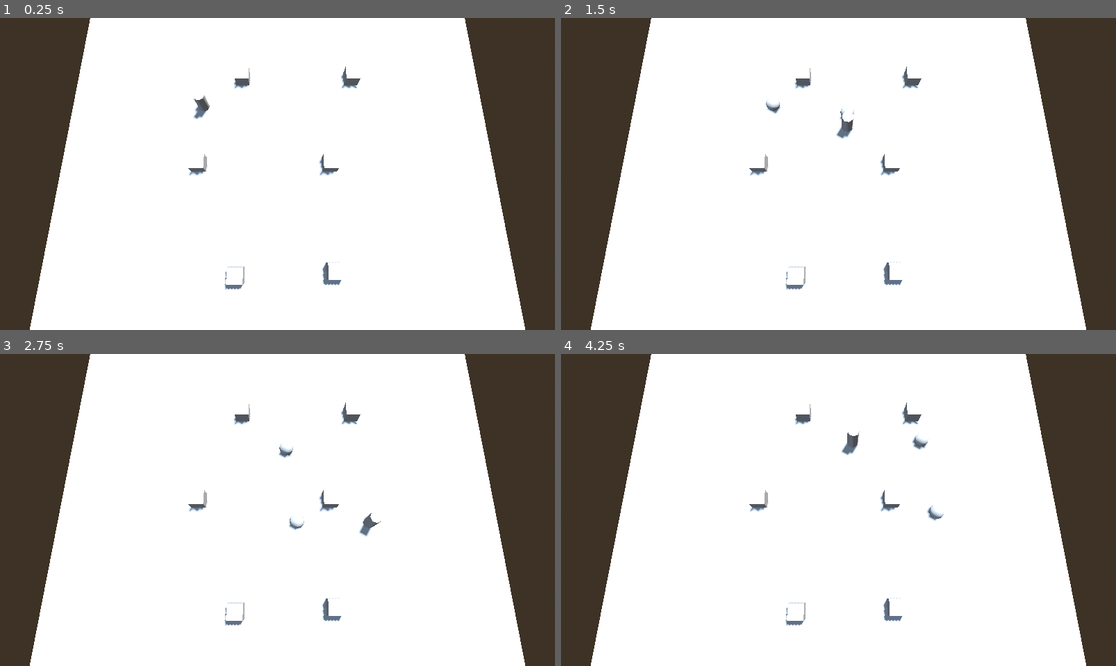
Above: before the commit, frames 1-4 (two rows, left to right).
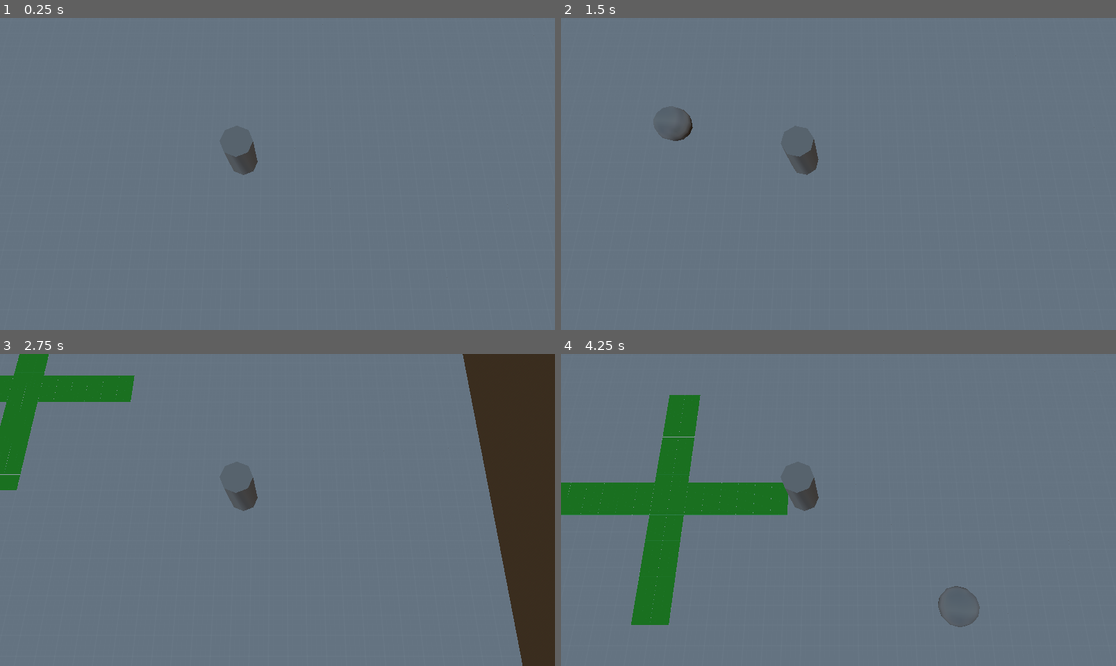
Above: after the commit, the same moments.

Repository: Urutau-Games/ink-crew
Game: Godot game, scene res://main.tscn
Same seed, same stepped clock (60 frames per second), same inputs: the game is played once before the commit and once after it.
Inputs:
- Up to frame 1 (0.25 s): no input
- Up to frame 2 (1.5 s): tap Enter at 0.5 s; hold D (walk_right) 0.53-1.28 s; tap Space (drop_bomb) at 0.6, 1.35 s; hold S (walk_backward) from 1.28 s (still down)
- Up to frame 3 (2.75 s): release S (walk_backward) at 2.03 s; hold D (walk_right) from 2.03 s (still down); tap Space (drop_bomb) at 2.1 s
- Up to frame 4 (4.25 s): release D (walk_right) at 2.78 s; hold W (walk_forward) 2.78-3.53 s; tap Space (drop_bomb) at 2.85, 3.6 s; hold A (walk_left) from 3.53 s (still down)

The runs differ from the first frame. In frame 1, 100% of the frame differs, in the area x 0-100%, y 0-100%; in frame 2, 100%; in frame 3, 89%; in frame 4, 100%.

Commit message:
Bomb snap placement and painting logic

Diff:
--- a/bomb.gd
+++ b/bomb.gd
@@ -4,6 +4,9 @@
 
 @export var bomb_timer := 1.5
 @export var bomb_strength := 1
+@export var color: Constants.FloorColor = Constants.FloorColor.Green
+
+var _affected_tiles: Array = []
 
 func _ready() -> void:
 	for raycast: RayCast3D in %RayCasts.get_children():
@@ -12,7 +15,15 @@
 
 func _explode():
 	for raycast: RayCast3D in %RayCasts.get_children():
-		raycast.enabled = true
+		raycast.force_raycast_update()
+		while(raycast.is_colliding()):
+			var affected_tile = raycast.get_collider()
+			_affected_tiles.push_back(affected_tile)
+			raycast.add_exception(affected_tile)
+			raycast.force_raycast_update()
+
+	for tile in _affected_tiles:
+		tile.get_parent().paint(color)
 
 	exploded.emit()
 	queue_free()
--- a/bomb.tscn
+++ b/bomb.tscn
@@ -5,8 +5,12 @@
 [node name="Bomb" type="Node3D"]
 top_level = true
 script = ExtResource("1_573fp")
+bomb_strength = 3
 
 [node name="CSGSphere3D" type="CSGSphere3D" parent="."]
+use_collision = true
+collision_layer = 4
+collision_mask = 0
 
 [node name="RayCasts" type="Node3D" parent="."]
 unique_name_in_owner = true
@@ -14,15 +18,27 @@
 [node name="Up" type="RayCast3D" parent="RayCasts"]
 enabled = false
 target_position = Vector3(0, 0, -1)
+collision_mask = 2
+hit_from_inside = true
+collide_with_areas = true
 
 [node name="Right" type="RayCast3D" parent="RayCasts"]
 enabled = false
 target_position = Vector3(1, 0, 0)
+collision_mask = 2
+hit_from_inside = true
+collide_with_areas = true
 
 [node name="Down" type="RayCast3D" parent="RayCasts"]
 enabled = false
 target_position = Vector3(0, 0, 1)
+collision_mask = 2
+hit_from_inside = true
+collide_with_areas = true
 
 [node name="Left" type="RayCast3D" parent="RayCasts"]
 enabled = false
 target_position = Vector3(-1, 0, 0)
+collision_mask = 2
+hit_from_inside = true
+collide_with_areas = true
--- /dev/null
+++ b/constants.gd
@@ -0,0 +1,4 @@
+extends Object
+class_name Constants
+
+enum FloorColor {Dark, Green, Orange, Purpe, Red, Light}
--- /dev/null
+++ b/floor_tile.gd
@@ -0,0 +1,16 @@
+extends Node3D
+class_name FloorTile
+
+@onready var tile: CSGBox3D = $Tile
+
+@export var textures: Dictionary[Constants.FloorColor, Texture2D] = {}
+@export var empty_color: Constants.FloorColor = Constants.FloorColor.Light
+
+var _material: StandardMaterial3D
+
+func _ready() -> void:
+	_material = tile.material
+	_material.albedo_texture = textures[empty_color]
+
+func paint(color: Constants.FloorColor):
+	_material.albedo_texture = textures[color]
--- /dev/null
+++ b/floor_tile.tscn
@@ -0,0 +1,41 @@
+[gd_scene load_steps=10 format=3 uid="uid://yo33fcsr8xiv"]
+
+[ext_resource type="Script" uid="uid://dr5ovv38o2qnk" path="res://floor_tile.gd" id="1_u3y6w"]
+[ext_resource type="Texture2D" uid="uid://cnur7vgar2smn" path="res://assets/texture_01_dark.png" id="2_riurw"]
+[ext_resource type="Texture2D" uid="uid://7yjh57s1617k" path="res://assets/texture_02_green.png" id="3_nisnk"]
+[ext_resource type="Texture2D" uid="uid://cjkcoivvyu4bq" path="res://assets/texture_02_orange.png" id="4_wydfu"]
+[ext_resource type="Texture2D" uid="uid://br1h6ksvf8ly" path="res://assets/texture_02_purple.png" id="5_y0asi"]
+[ext_resource type="Texture2D" uid="uid://iteqvs3f455m" path="res://assets/texture_02_red.png" id="6_fw844"]
+[ext_resource type="Texture2D" uid="uid://cukcrxooajmk1" path="res://assets/texture_13_light.png" id="7_xag6x"]
+
+[sub_resource type="StandardMaterial3D" id="StandardMaterial3D_riurw"]
+resource_local_to_scene = true
+albedo_texture = ExtResource("2_riurw")
+albedo_texture_force_srgb = true
+
+[sub_resource type="BoxShape3D" id="BoxShape3D_riurw"]
+
+[node name="FloorTile" type="Node3D"]
+script = ExtResource("1_u3y6w")
+textures = Dictionary[int, Texture2D]({
+0: ExtResource("2_riurw"),
+1: ExtResource("3_nisnk"),
+2: ExtResource("4_wydfu"),
+3: ExtResource("5_y0asi"),
+4: ExtResource("6_fw844"),
+5: ExtResource("7_xag6x")
+})
+
+[node name="Tile" type="CSGBox3D" parent="."]
+use_collision = true
+size = Vector3(1, 0.2, 1)
+material = SubResource("StandardMaterial3D_riurw")
+
+[node name="Area3D" type="Area3D" parent="."]
+collision_layer = 2
+collision_mask = 0
+
+[node name="ExplosionDetection" type="CollisionShape3D" parent="Area3D"]
+transform = Transform3D(1, 0, 0, 0, 1, 0, 0, 0, 1, 0, 0.4, 0)
+shape = SubResource("BoxShape3D_riurw")
+debug_fill = false
--- a/main.tscn
+++ b/main.tscn
@@ -1,7 +1,9 @@
-[gd_scene load_steps=7 format=3 uid="uid://duwoi70lglhbr"]
+[gd_scene load_steps=9 format=3 uid="uid://duwoi70lglhbr"]
 
+[ext_resource type="Script" uid="uid://b05oafcstmm7m" path="res://scenario.gd" id="1_h2yge"]
 [ext_resource type="Script" uid="uid://bof1gr8wgmxgo" path="res://player.gd" id="1_ig7tw"]
 [ext_resource type="PackedScene" uid="uid://bq38kepskdjop" path="res://bomb.tscn" id="2_0xm2m"]
+[ext_resource type="PackedScene" uid="uid://yo33fcsr8xiv" path="res://floor_tile.tscn" id="2_1bvp3"]
 
 [sub_resource type="ProceduralSkyMaterial" id="ProceduralSkyMaterial_7dm0k"]
 sky_horizon_color = Color(0.66224277, 0.6717428, 0.6867428, 1)
@@ -13,7 +15,9 @@
 [sub_resource type="Environment" id="Environment_0xm2m"]
 background_mode = 2
 sky = SubResource("Sky_ig7tw")
-tonemap_mode = 2
+tonemap_mode = 4
+tonemap_exposure = 1.5
+glow_enabled = true
 
 [sub_resource type="CapsuleShape3D" id="CapsuleShape3D_7dm0k"]
 radius = 0.4
@@ -22,36 +26,11 @@
 [node name="Main" type="Node3D"]
 
 [node name="Scenario" type="Node3D" parent="."]
-
-[node name="Floor" type="CSGBox3D" parent="Scenario"]
-use_collision = true
-size = Vector3(30, 0.1, 30)
-
-[node name="CSGBox3D" type="CSGBox3D" parent="Scenario"]
-transform = Transform3D(1, 0, 0, 0, 1, 0, 0, 0, 1, -5.4165187, 0.4705248, 0)
-use_collision = true
-
-[node name="CSGBox3D2" type="CSGBox3D" parent="Scenario"]
-transform = Transform3D(1, 0, 0, 0, 1, 0, 0, 0, 1, 3.5834813, 0.4705248, 0)
-use_collision = true
-
-[node name="CSGBox3D3" type="CSGBox3D" parent="Scenario"]
-transform = Transform3D(1, 0, 0, 0, 1, 0, 0, 0, 1, 3.5834813, 0.4705248, 7)
-use_collision = true
-
-[node name="CSGBox3D4" type="CSGBox3D" parent="Scenario"]
-transform = Transform3D(1, 0, 0, 0, 1, 0, 0, 0, 1, -2.5888958, 0.4705248, 7.260316)
-use_collision = true
-
-[node name="CSGBox3D5" type="CSGBox3D" parent="Scenario"]
-transform = Transform3D(1, 0, 0, 0, 1, 0, 0, 0, 1, -2.5888958, 0.4705248, -6.7069654)
-use_collision = true
-
-[node name="CSGBox3D6" type="CSGBox3D" parent="Scenario"]
-transform = Transform3D(1, 0, 0, 0, 1, 0, 0, 0, 1, 5.464157, 0.4705248, -6.7069654)
-use_collision = true
+script = ExtResource("1_h2yge")
+floor_tile_scene = ExtResource("2_1bvp3")
 
 [node name="Environment" type="Node3D" parent="."]
+visible = false
 
 [node name="DirectionalLight3D" type="DirectionalLight3D" parent="Environment"]
 transform = Transform3D(-0.8660254, -0.43301278, 0.25, 0, 0.49999997, 0.86602545, -0.50000006, 0.75, -0.43301266, 0, 0, 0)
@@ -60,26 +39,23 @@
 [node name="WorldEnvironment" type="WorldEnvironment" parent="Environment"]
 environment = SubResource("Environment_0xm2m")
 
-[node name="Camera3D" type="Camera3D" parent="."]
-transform = Transform3D(1, 0, 0, 0, 0.25881907, 0.9659258, 0, -0.9659258, 0.25881907, 0, 20, 6)
+[node name="Player" type="CharacterBody3D" parent="."]
+transform = Transform3D(1, 0, 0, 0, 1, 0, 0, 0, 1, 0, 0.935, 0)
+script = ExtResource("1_ig7tw")
+bomb_scene = ExtResource("2_0xm2m")
+
+[node name="CollisionShape3D" type="CollisionShape3D" parent="Player"]
+shape = SubResource("CapsuleShape3D_7dm0k")
+
+[node name="Visuals" type="Node3D" parent="Player"]
+unique_name_in_owner = true
+
+[node name="Cilinder" type="CSGCylinder3D" parent="Player/Visuals"]
+transform = Transform3D(1, 0, 0, 0, 1, 0, 0, 0, 1, 0, 0.05060458, 0)
+radius = 0.4
+height = 1.67
+
+[node name="Camera3D" type="Camera3D" parent="Player"]
+transform = Transform3D(1, 0, 0, 0, 0.25881907, 0.9659258, 0, -0.9659258, 0.25881907, 0.9823961, 7.5916624, 2.6108222)
 fov = 55.0
 size = 20.0
-
-[node name="Player" type="Node3D" parent="."]
-transform = Transform3D(1, 0, 0, 0, 1, 0, 0, 0, 1, 0, 1.212234, 0)
-
-[node name="CharacterBody3D" type="CharacterBody3D" parent="Player"]
-transform = Transform3D(1, 0, 0, 0, 1, 0, 0, 0, 1, -5.3782845, -0.26049256, -4.453962)
-script = ExtResource("1_ig7tw")
-bomb_scene = ExtResource("2_0xm2m")
-max_bombs = 10
-
-[node name="CollisionShape3D" type="CollisionShape3D" parent="Player/CharacterBody3D"]
-shape = SubResource("CapsuleShape3D_7dm0k")
-
-[node name="Visuals" type="Node3D" parent="Player/CharacterBody3D"]
-unique_name_in_owner = true
-
-[node name="Cilinder" type="CSGCylinder3D" parent="Player/CharacterBody3D/Visuals"]
-radius = 0.4
-height = 1.67
--- a/player.gd
+++ b/player.gd
@@ -2,7 +2,7 @@
 
 var _rotation_acceleration: float = 10
 var _grounded_desacceleration: float = 0
-var _speed: float = 8
+var _speed: float = 5
 var _mass: float = 15
 
 @onready var visuals: Node3D = %Visuals
@@ -19,8 +19,8 @@
 	if(Input.is_action_just_pressed("drop_bomb") and _available_bombs > 0):
 		var bomb = bomb_scene.instantiate()
 		add_child(bomb)
-		bomb.global_position = Vector3(global_position)
-		bomb.global_position.y = 0.5
+		bomb.global_position = Vector3(roundi(global_position.x), 0.6, roundi(global_position.z))
+		#bomb.global_position.y = 0.6
 		bomb.exploded.connect(_refill_bombs)
 
 		_available_bombs -= 1
--- a/project.godot
+++ b/project.godot
@@ -43,6 +43,10 @@
 ]
 }
 
+[layer_names]
+
+3d_physics/layer_2="explosion_detection"
+
 [rendering]
 
 renderer/rendering_method="gl_compatibility"
--- /dev/null
+++ b/scenario.gd
@@ -0,0 +1,15 @@
+extends Node3D
+
+@export var room_size: Vector2i = Vector2i(30, 20)
+@export var tile_size: int = 1
+@export var floor_tile_scene: PackedScene
+
+func _ready() -> void:
+	var half_depth: int = room_size.y / 2
+	var half_width: int = room_size.x / 2
+
+	for x in range(-half_width, half_width):
+		for y in range(-half_depth, half_depth):
+			var tile = floor_tile_scene.instantiate()
+			add_child(tile)
+			tile.global_position = Vector3(x, 0, y)
Binary file added: assets/texture_01_dark.png
Not shown, added: assets/texture_01_dark.png.import
Binary file added: assets/texture_02_green.png
Not shown, added: assets/texture_02_green.png.import
Binary file added: assets/texture_02_orange.png
Not shown, added: assets/texture_02_orange.png.import
Binary file added: assets/texture_02_purple.png
Not shown, added: assets/texture_02_purple.png.import
Binary file added: assets/texture_02_red.png
Not shown, added: assets/texture_02_red.png.import
Binary file added: assets/texture_13_light.png
Not shown, added: assets/texture_13_light.png.import
(and 4 more such lines)
